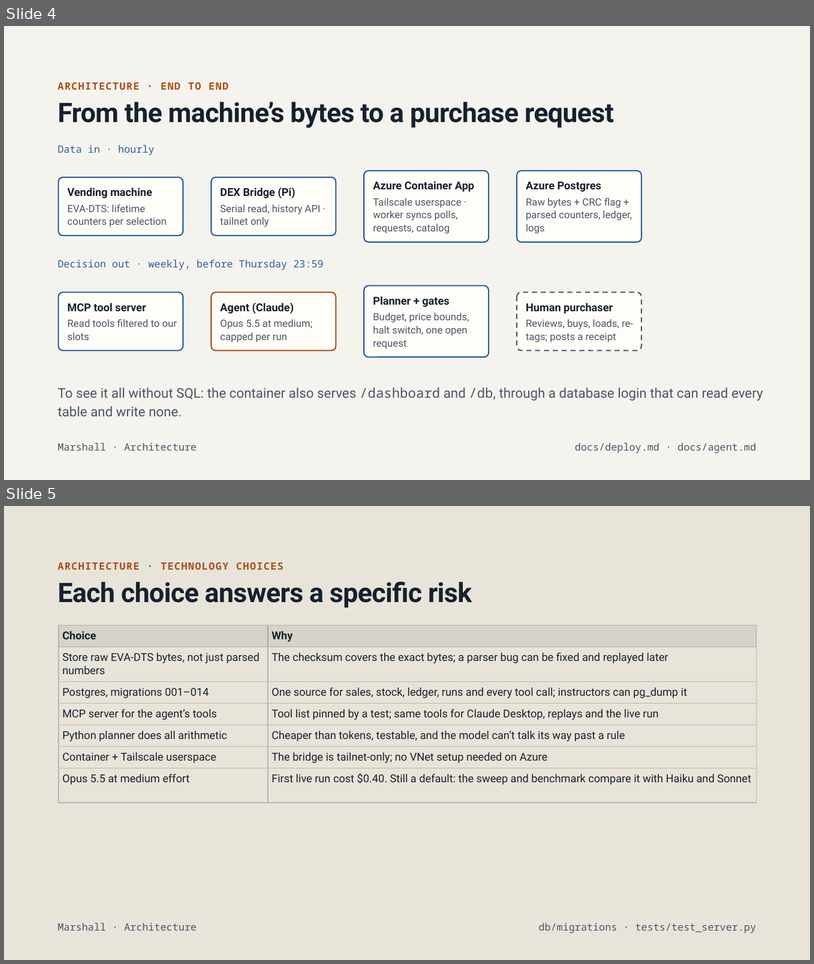
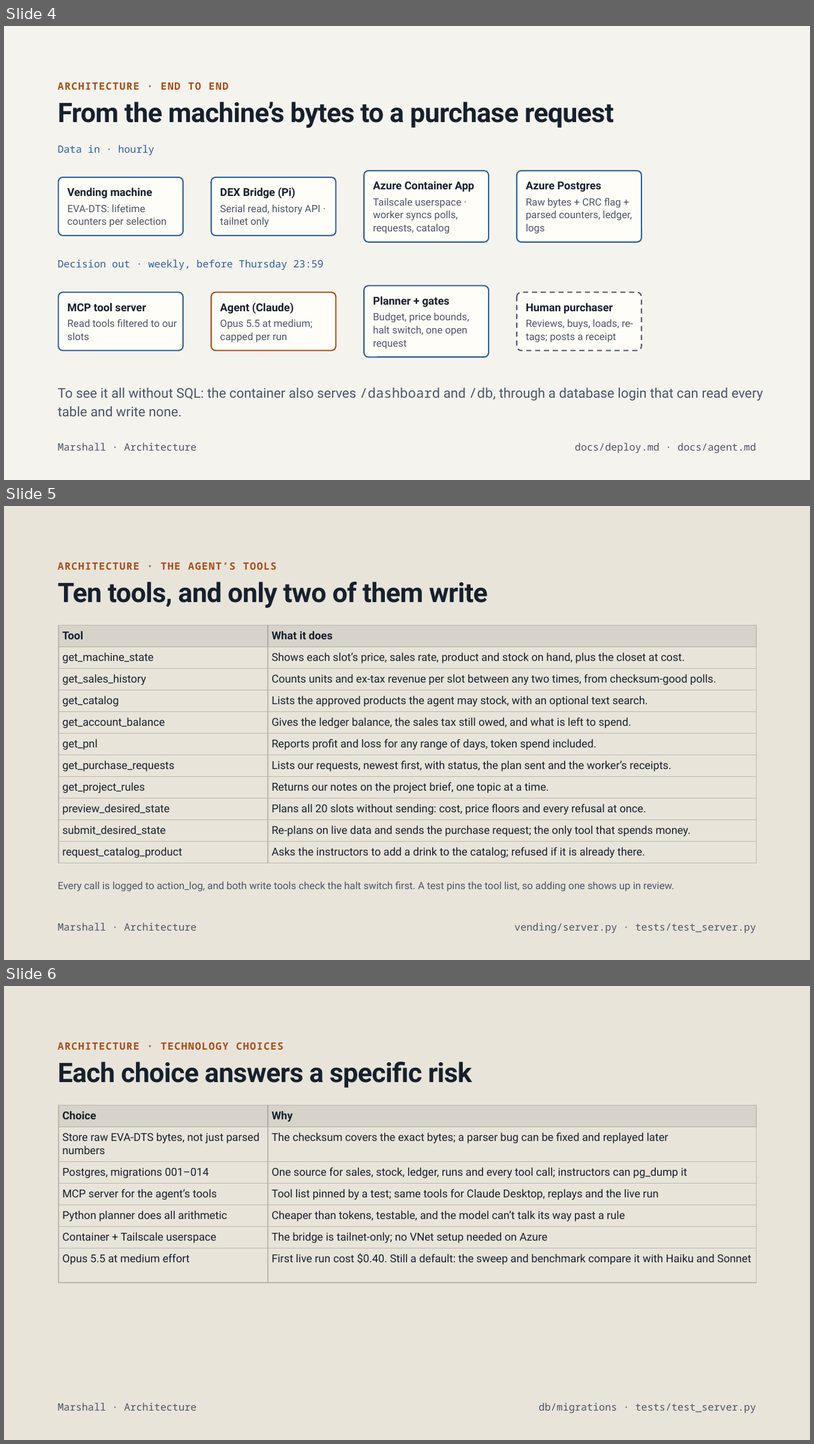
Before and after one commit to marshall-strong/agentic-vending, a slide deck: docs/presentation/group-b-final-presentation.pptx. Shown one above the other, each under a label of ours: slides 4 and 5 before the commit, slides 4, 5 and 6 after it. The pictures are 814x964 and 814x1444 pixels, drawn with LibreOffice and Linux fonts; fonts in the diff are those of the drawing; background and template pictures are left out. Boxes give left, top, right and bottom in pixels: in the first picture for what was removed or moved away, otherwise in the second. Text is boxed around its words. In the diff, an @@ line names an element or a change of style, - is before the commit and + after.

```diff
--- a/docs/presentation/group-b-final-presentation.pptx
+++ b/docs/presentation/group-b-final-presentation.pptx
@@ slide 5 added at (4,506,810,960), background #E8E4DA @@
@@ text added at (58,562,277,570), 12 pt, text #A94C14, bold @@
+ARCHITECTURE · THE AGENT’S TOOLS
@@ title added at (58,582,488,608), 32 pt, text #16202E, bold @@
+Ten tools, and only two of them write
@@ table added at (59,625,756,863), 11 rows, 2 columns @@
+Tool | What it does
+get_machine_state | Shows each slot’s price, sales rate, product and stock on hand, plus the closet at cost.
+get_sales_history | Counts units and ex-tax revenue per slot between any two times, from checksum-good polls.
+get_catalog | Lists the approved products the agent may stock, with an optional text search.
+get_account_balance | Gives the ledger balance, the sales tax still owed, and what is left to spend.
+get_pnl | Reports profit and loss for any range of days, token spend included.
+get_purchase_requests | Lists our requests, newest first, with status, the plan sent and the worker’s receipts.
+get_project_rules | Returns our notes on the project brief, one topic at a time.
+preview_desired_state | Plans all 20 slots without sending: cost, price floors and every refusal at once.
+submit_desired_state | Re-plans on live data and sends the purchase request; the only tool that spends money.
+request_catalog_product | Asks the instructors to add a drink to the catalog; refused if it is already there.
@@ text added at (58,881,674,891), 12 pt, text #4A5568 @@
+Every call is logged to action_log, and both write tools check the halt switch first. A test pins the tool list, so adding one shows up in review.
@@ text added at (58,922,197,930), 12 pt, text #4A5568 @@
+Marshall · Architecture
@@ text added at (515,922,756,933), 12 pt, text #4A5568 @@
+vending/server.py · tests/test_server.py
@@ what was slide 5 is now slide 6 @@
```
